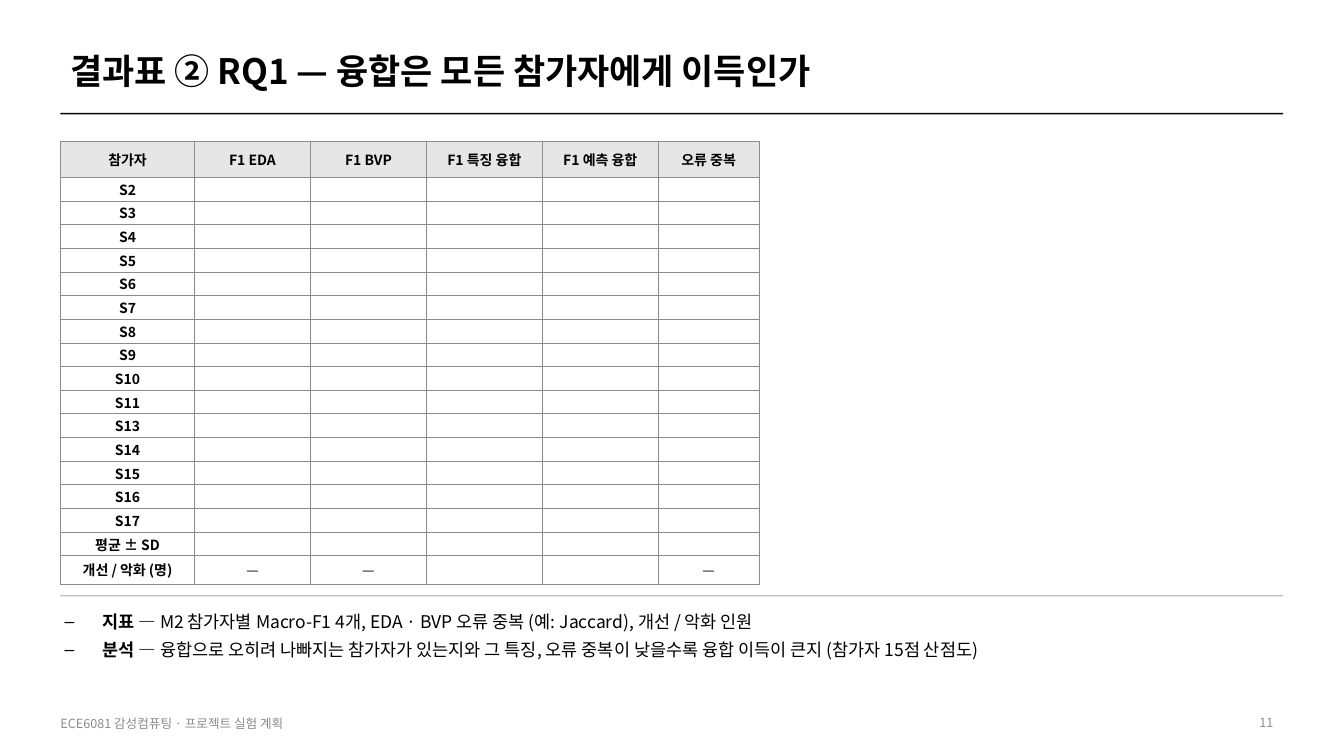
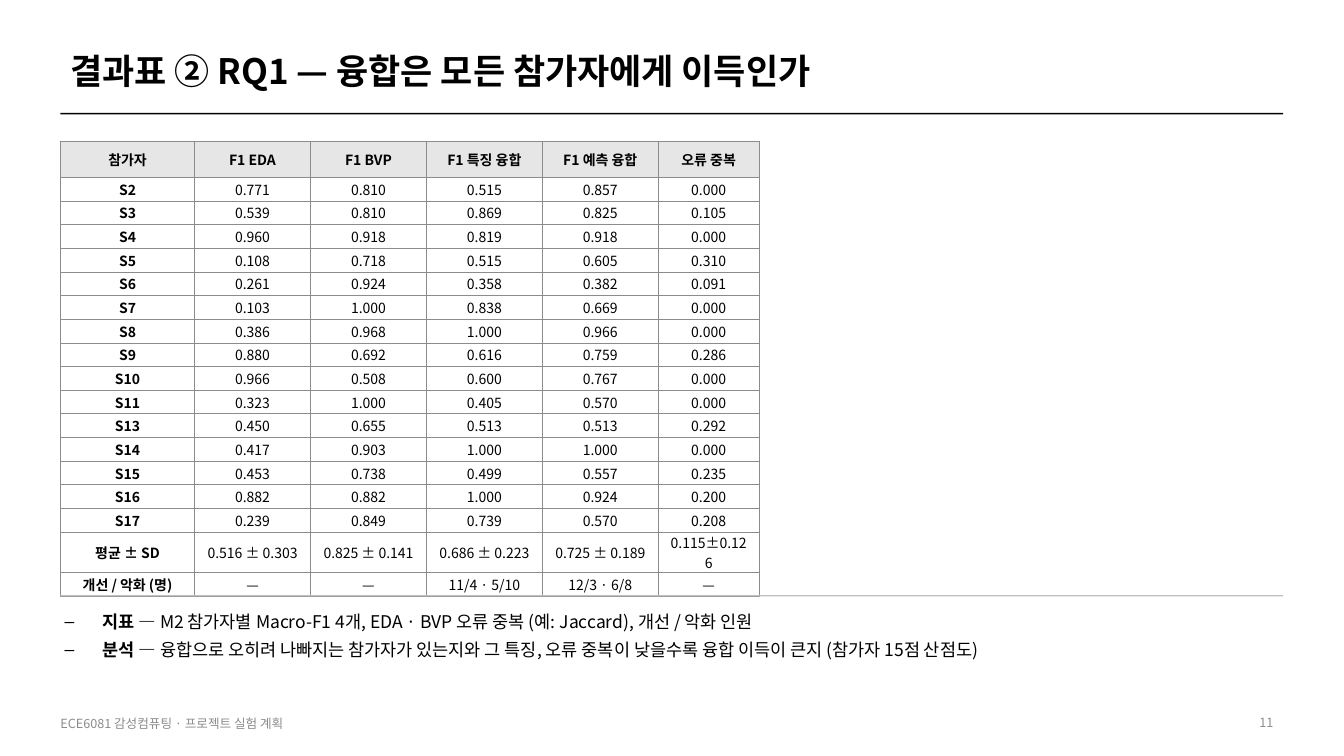
Before and after one commit to HuiJongJung/ece6081-affective-computing, a slide deck: slide 11 of docs/experiment_plan.pptx. Drawn at 1344x756 pixels with LibreOffice and Linux fonts; fonts in the diff are those of the drawing. Boxes give left, top, right and bottom in pixels: in the first picture for what was removed or moved away, otherwise in the second. Text is boxed around its words. In the diff, an @@ line names an element or a change of style, - is before the commit and + after.

```diff
--- a/docs/experiment_plan.pptx
+++ b/docs/experiment_plan.pptx
@@ table at [60, 141, 759, 597] @@
-row 2: S2 |  |  |  |  | 
+row 2: S2 | 0.771 | 0.810 | 0.515 | 0.857 | 0.000
-row 3: S3 |  |  |  |  | 
+row 3: S3 | 0.539 | 0.810 | 0.869 | 0.825 | 0.105
-row 4: S4 |  |  |  |  | 
+row 4: S4 | 0.960 | 0.918 | 0.819 | 0.918 | 0.000
-row 5: S5 |  |  |  |  | 
+row 5: S5 | 0.108 | 0.718 | 0.515 | 0.605 | 0.310
-row 6: S6 |  |  |  |  | 
+row 6: S6 | 0.261 | 0.924 | 0.358 | 0.382 | 0.091
-row 7: S7 |  |  |  |  | 
+row 7: S7 | 0.103 | 1.000 | 0.838 | 0.669 | 0.000
-row 8: S8 |  |  |  |  | 
+row 8: S8 | 0.386 | 0.968 | 1.000 | 0.966 | 0.000
-row 9: S9 |  |  |  |  | 
+row 9: S9 | 0.880 | 0.692 | 0.616 | 0.759 | 0.286
-row 10: S10 |  |  |  |  | 
+row 10: S10 | 0.966 | 0.508 | 0.600 | 0.767 | 0.000
-row 11: S11 |  |  |  |  | 
+row 11: S11 | 0.323 | 1.000 | 0.405 | 0.570 | 0.000
-row 12: S13 |  |  |  |  | 
+row 12: S13 | 0.450 | 0.655 | 0.513 | 0.513 | 0.292
-row 13: S14 |  |  |  |  | 
+row 13: S14 | 0.417 | 0.903 | 1.000 | 1.000 | 0.000
-row 14: S15 |  |  |  |  | 
+row 14: S15 | 0.453 | 0.738 | 0.499 | 0.557 | 0.235
-row 15: S16 |  |  |  |  | 
+row 15: S16 | 0.882 | 0.882 | 1.000 | 0.924 | 0.200
-row 16: S17 |  |  |  |  | 
+row 16: S17 | 0.239 | 0.849 | 0.739 | 0.570 | 0.208
-row 17: 평균 ± SD |  |  |  |  | 
+row 17: 평균 ± SD | 0.516 ± 0.303 | 0.825 ± 0.141 | 0.686 ± 0.223 | 0.725 ± 0.189 | 0.115±0.126
-row 18, column 4: 
+row 18, column 4: 11/4 · 5/10
-row 18, column 5: 
+row 18, column 5: 12/3 · 6/8
```
Also in this commit, not shown: 4 other slides changed, 28 other files.
